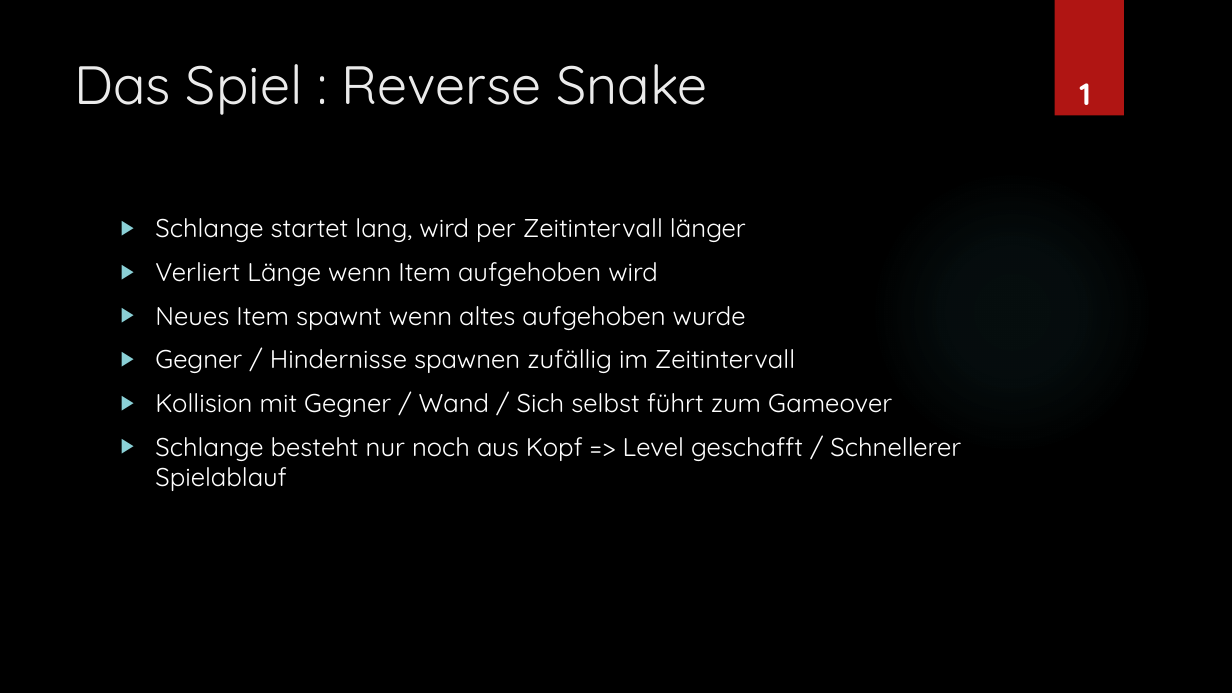
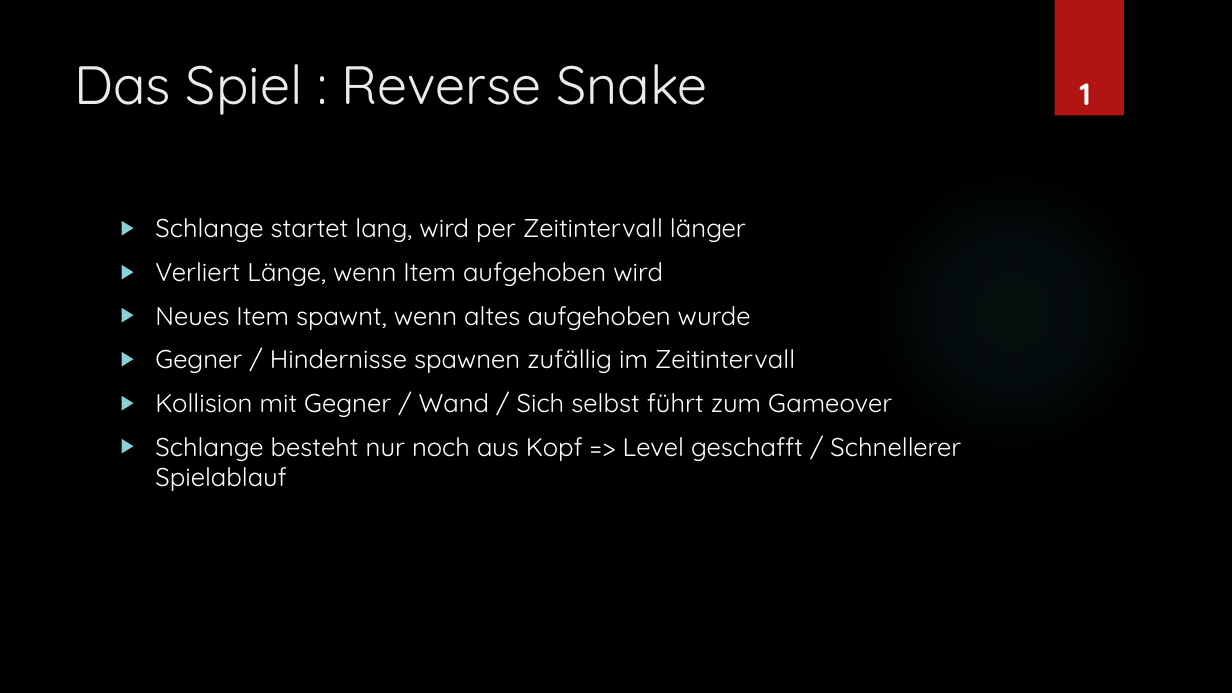
Before and after one commit to JulianCatnip/5nake, a slide deck: slide 3 of orga/PrasiSNEK.pptx. Drawn at 1232x693 pixels with LibreOffice and Linux fonts; fonts in the diff are those of the drawing; background and template pictures are left out. Boxes give left, top, right and bottom in pixels: in the first picture for what was removed or moved away, otherwise in the second. Text is boxed around its words. In the diff, an @@ line names an element or a change of style, - is before the commit and + after.

```diff
--- a/orga/PrasiSNEK.pptx
+++ b/orga/PrasiSNEK.pptx
@@ text at (155, 262, 751, 330): text changed @@
-▶ Verliert Länge wenn Item aufgehoben wird
-▶ Neues Item spawnt wenn altes aufgehoben wurde
+▶ Verliert Länge, wenn Item aufgehoben wird
+▶ Neues Item spawnt, wenn altes aufgehoben wurde
```
Also in this commit, not shown: 2 other slides changed, 1 slide removed.
